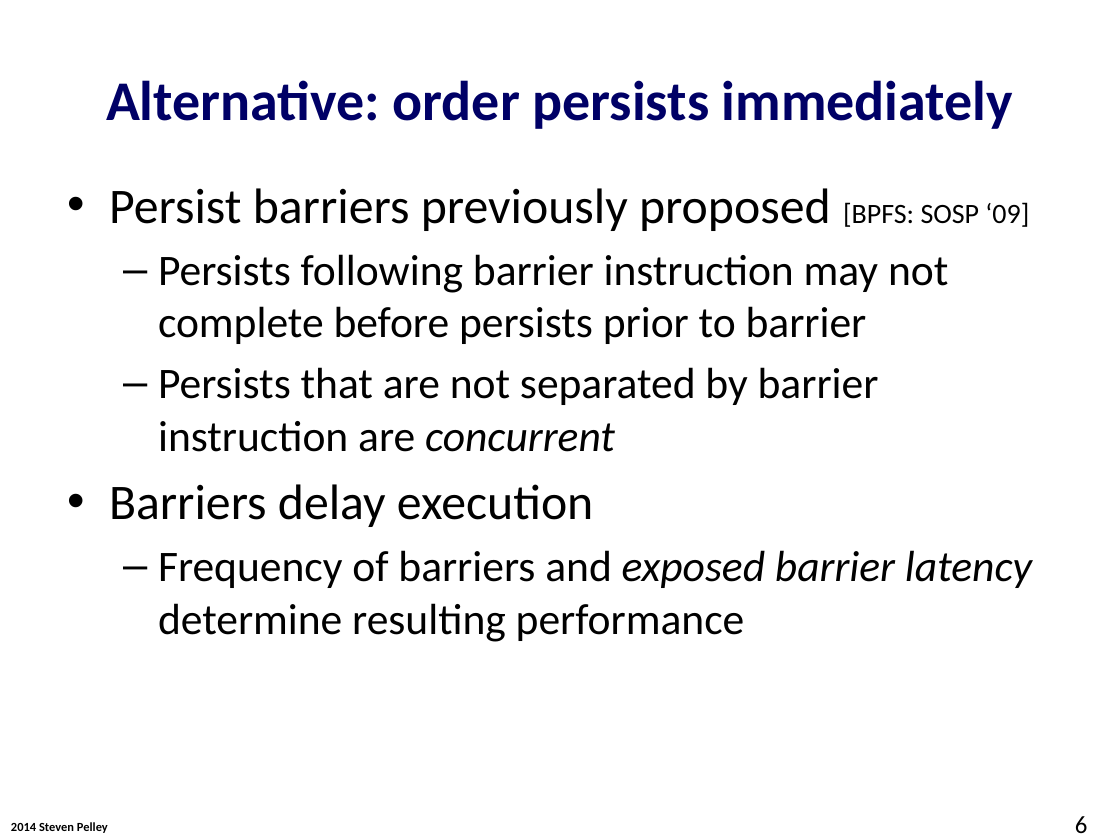
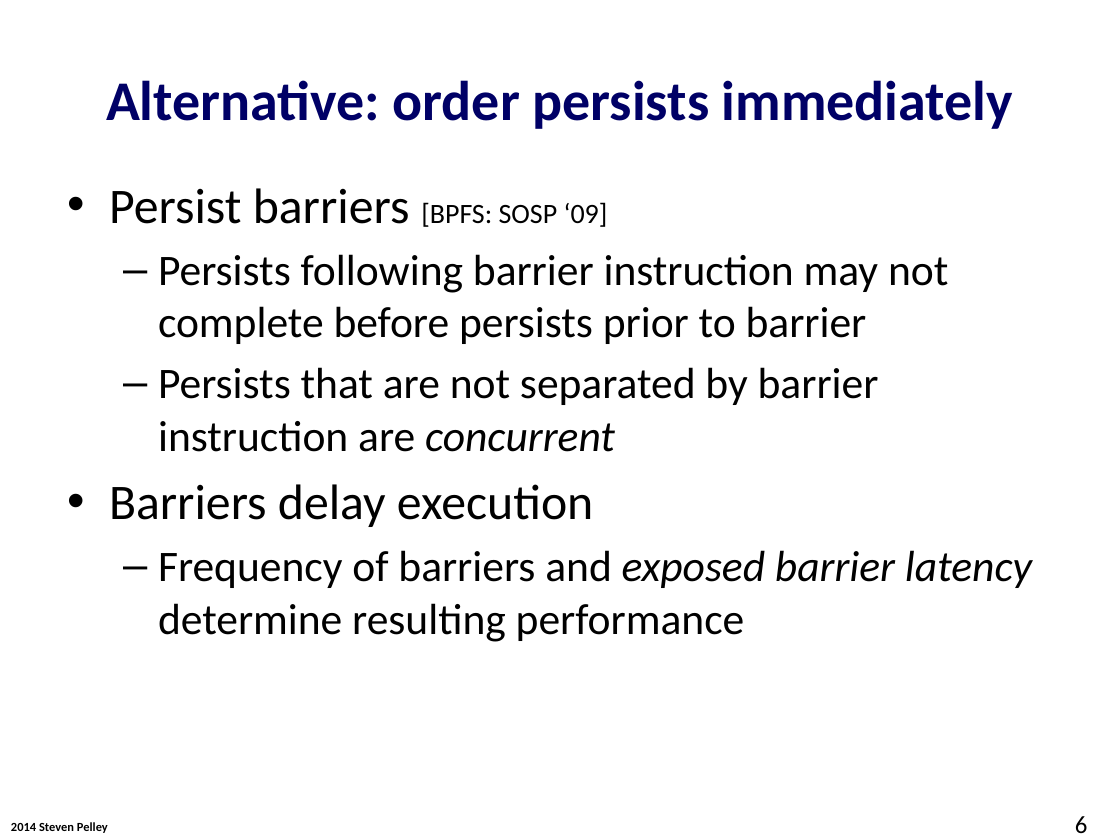
Before and after one commit to Abulila/dissertation, a slide deck: slide 6 of proposal/NVMW.pptx. Drawn at 1120x840 pixels with LibreOffice and Linux fonts; fonts in the diff are those of the drawing; background and template pictures are left out. Boxes give left, top, right and bottom in pixels: in the first picture for what was removed or moved away, otherwise in the second. Text is boxed around its words. In the diff, an @@ line names an element or a change of style, - is before the commit and + after.

```diff
--- a/proposal/NVMW.pptx
+++ b/proposal/NVMW.pptx
@@ text at (x1=109, y1=188, x2=608, y2=227): text changed @@
-• Persist barriers previously proposed [BPFS: SOSP ‘09]
+• Persist barriers [BPFS: SOSP ‘09]
```
Also in this commit, not shown: 6 other slides changed.
